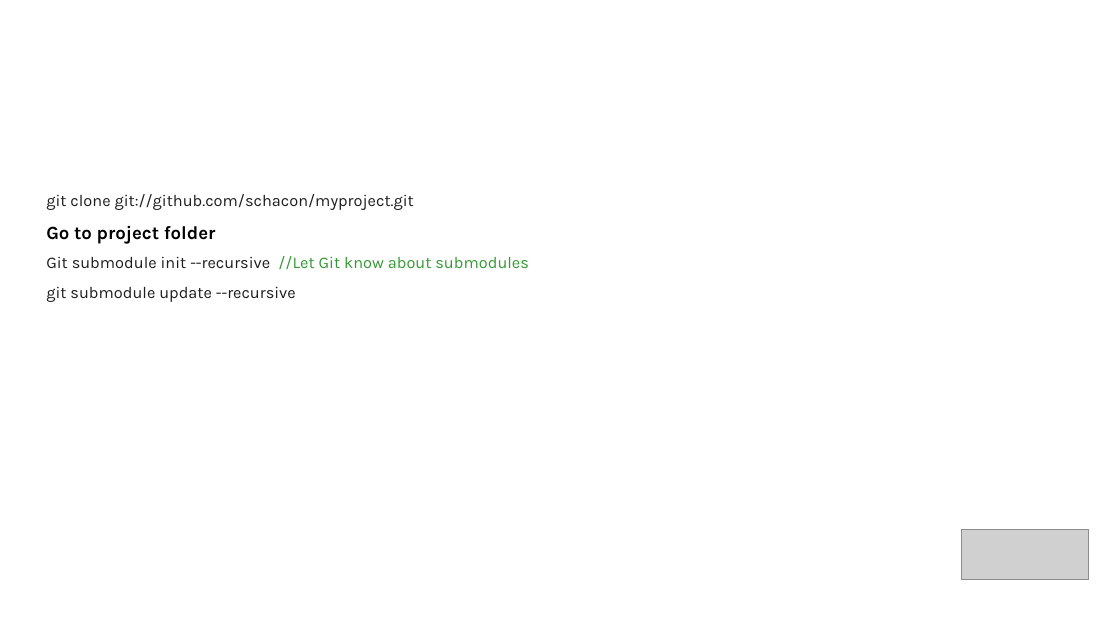
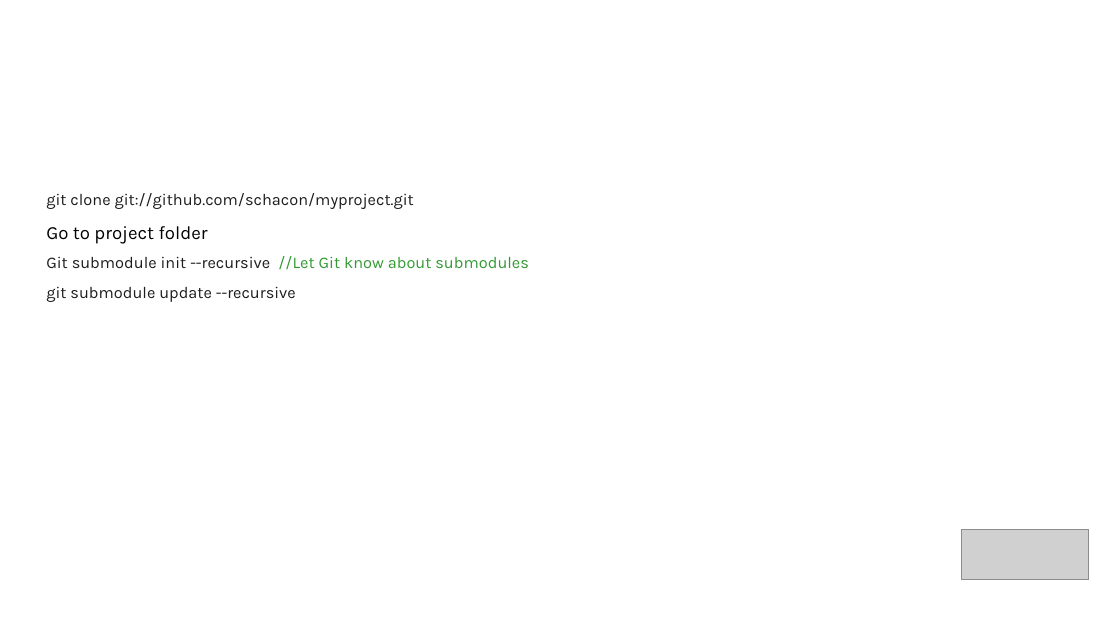
Before and after one commit to vitaliiTolmachov/Presentation, a slide deck: slide 13 of Presentation_easypay.pptx (slide 16 before the commit). Drawn at 1120x630 pixels with LibreOffice and Linux fonts; fonts in the diff are those of the drawing; grey boxes stand for pictures; background and template pictures are left out. Boxes give left, top, right and bottom in pixels: in the first picture for what was removed or moved away, otherwise in the second. Text is boxed around its words. In the diff, an @@ line names an element or a change of style, - is before the commit and + after.

```diff
--- a/Presentation_easypay.pptx
+++ b/Presentation_easypay.pptx
@@ text at box(46, 226, 208, 244): bold off in "Go to project folder" @@
```
Also in this commit, not shown: 10 other slides changed, 4 slides added, 8 slides removed.
